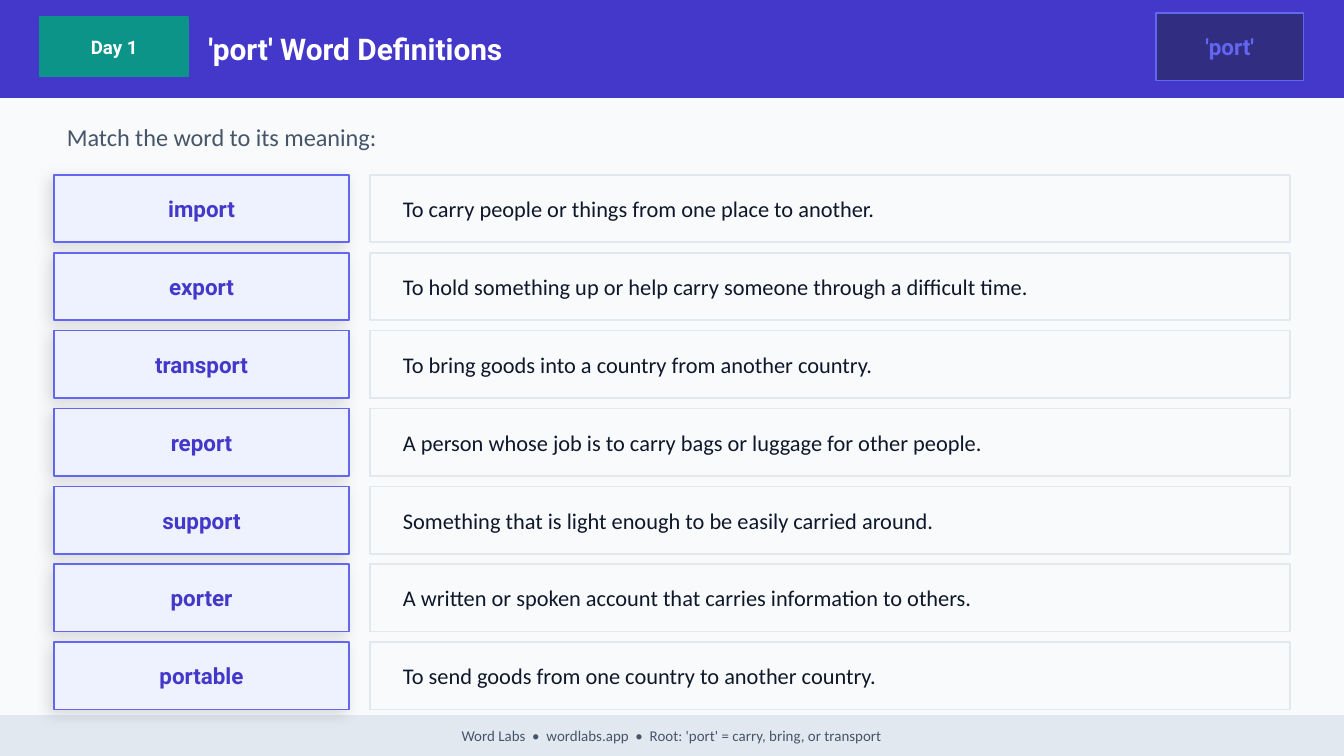
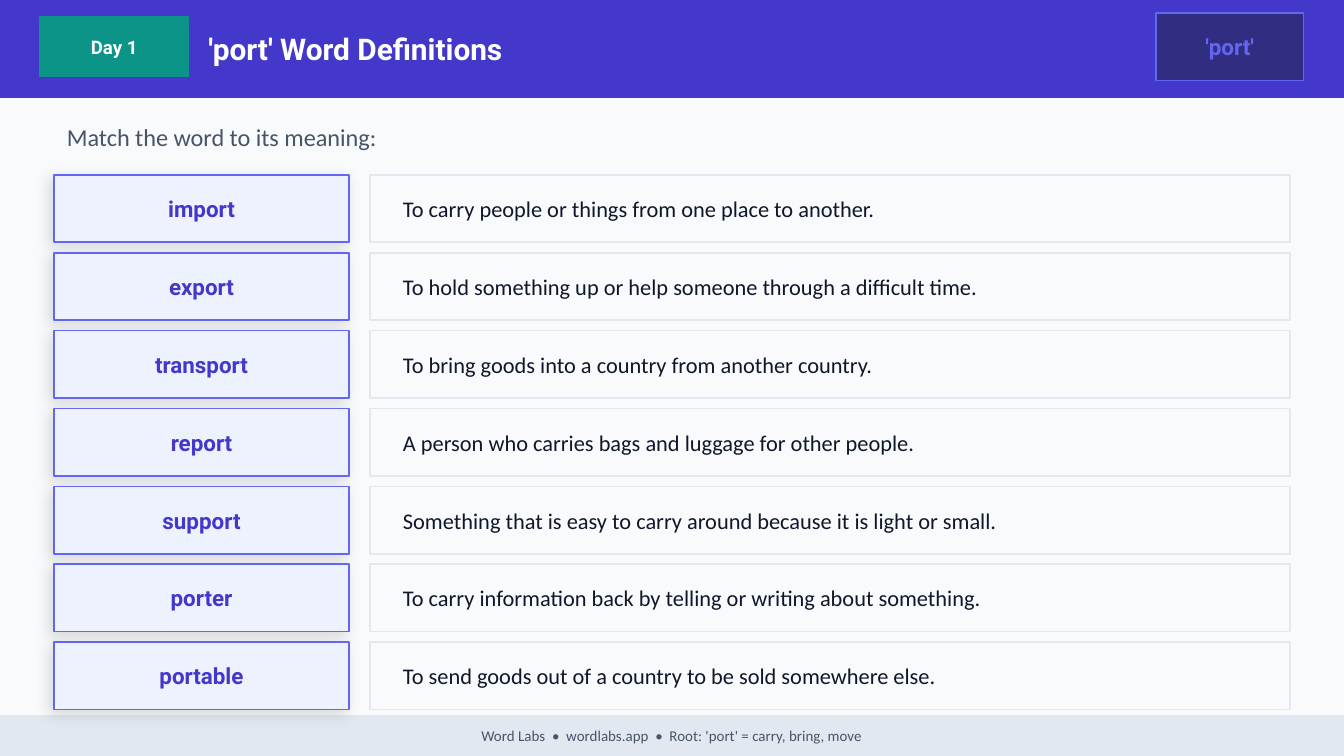
Before and after one commit to NickD135/morphology-builder, a slide deck: slide 8 of output/wordlabs-port-3day.pptx. Drawn at 1344x756 pixels with LibreOffice and Linux fonts; fonts in the diff are those of the drawing. Boxes give left, top, right and bottom in pixels: in the first picture for what was removed or moved away, otherwise in the second. Text is boxed around its words. In the diff, an @@ line names an element or a change of style, - is before the commit and + after.

```diff
--- a/output/wordlabs-port-3day.pptx
+++ b/output/wordlabs-port-3day.pptx
@@ text at [403,279,977,299]: text changed @@
-To hold something up or help carry someone through a difficult time.
+To hold something up or help someone through a difficult time.
@@ text at [403,435,914,455]: text changed @@
-A person whose job is to carry bags or luggage for other people.
+A person who carries bags and luggage for other people.
@@ text at [403,513,996,533]: text changed @@
-Something that is light enough to be easily carried around.
+Something that is easy to carry around because it is light or small.
@@ text at [403,590,981,610]: text changed @@
-A written or spoken account that carries information to others.
+To carry information back by telling or writing about something.
@@ text at [403,668,935,688]: text changed @@
-To send goods from one country to another country.
+To send goods out of a country to be sold somewhere else.
@@ text at [481,730,862,744]: text changed @@
-Word Labs • wordlabs.app • Root: 'port' = carry, bring, or transport
+Word Labs • wordlabs.app • Root: 'port' = carry, bring, move
```
Also in this commit, not shown: 34 other slides changed, 8 other files.
